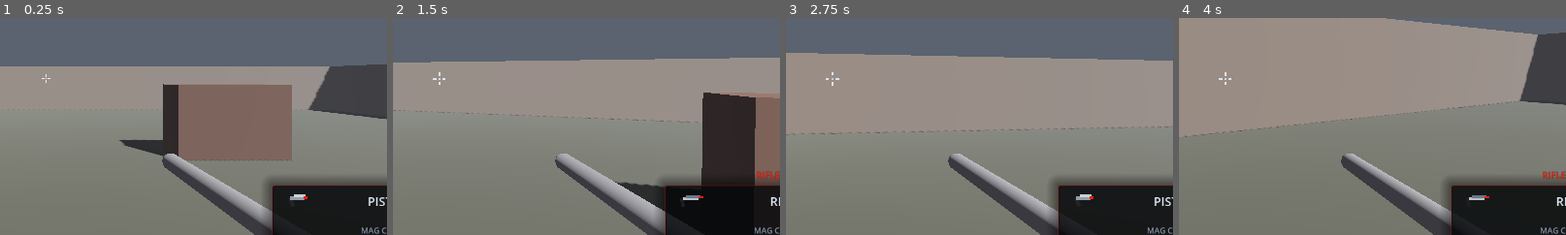
Above: before the commit, frames 1-4 (left to right).
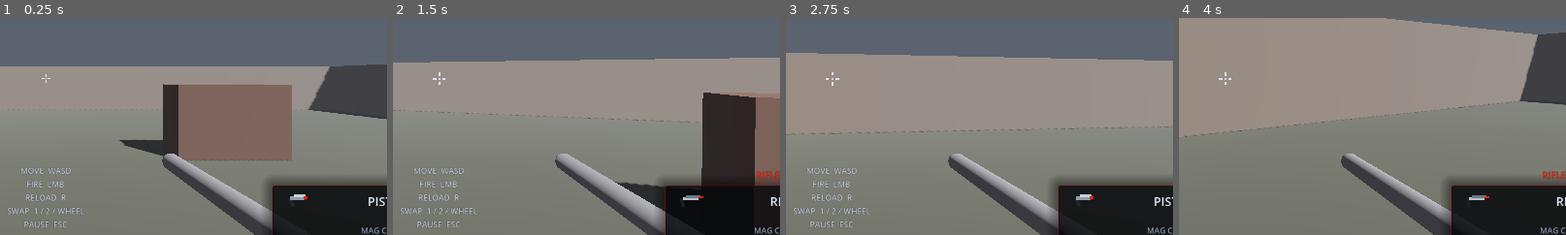
Above: after the commit, the same moments.

Repository: KernPhilipp/Dead-Zones
Game: Godot game, scene res://scenes/main.tscn
Same seed, same stepped clock (60 frames per second), same inputs: the game is played once before the commit and once after it.
Inputs (mouse positions are % of the whole screen's width and height, from its top left):
- Up to frame 1 (0.25 s): no input
- Up to frame 2 (1.5 s): tap Enter at 0.5 s; move the mouse to (55, 50) at 0.52 s; hold W (move_forward) from 0.53 s (still down); click (55, 50) at 0.6 s; tap Space (jump) at 0.77 s; move the mouse to (45, 50) at 1.27 s; tap Mouse wheel down (weapon_next) at 1.35 s
- Up to frame 3 (2.75 s): keep holding W (move_forward); tap Space (jump) at 1.52 s; move the mouse to (52, 48) at 2.02 s; tap Mouse wheel up (weapon_prev) at 2.1 s
- Up to frame 4 (4 s): keep holding W (move_forward); move the mouse to (49, 52) at 2.77 s; tap 1 (weapon_slot_1) at 2.85 s; tap Space (jump) at 3.02, 3.77 s; move the mouse to (57, 51) at 3.52 s; tap 2 (weapon_slot_2) at 3.6 s
The pictures show only the part of the screen within x 44-94%, y 36-86%; the shares and areas given below are measured in that part.

The runs differ from the first frame. In frame 1, 0.7% of the frame differs, in the area x 2-22%, y 69-97%; in frame 2, 0.7%; in frame 3, 0.7%; in frame 4, nothing differs.

Commit message:
Improve HUD message flow and damage indicators

Diff:
--- a/scenes/hud.tscn
+++ b/scenes/hud.tscn
@@ -201,6 +201,23 @@
 text = "CRITICAL"
 label_settings = SubResource("LabelSettings_warning")
 
+[node name="StartHintLabel" type="Label" parent="."]
+visible = false
+anchors_preset = 8
+anchor_left = 0.5
+anchor_top = 0.5
+anchor_right = 0.5
+anchor_bottom = 0.5
+offset_left = -220.0
+offset_top = 134.0
+offset_right = 220.0
+offset_bottom = 220.0
+grow_horizontal = 2
+grow_vertical = 2
+horizontal_alignment = 1
+text = "MOVE  WASD\nFIRE  LMB\nRELOAD  R\nSWAP  1 / 2 / WHEEL\nPAUSE  ESC"
+label_settings = SubResource("LabelSettings_small_status")
+
 [node name="BloodOverlay" type="TextureRect" parent="."]
 anchors_preset = 15
 anchor_right = 1.0
@@ -276,6 +293,24 @@
 mouse_filter = 2
 
 [node name="DamageCompassMarker" type="Panel" parent="DamageCompass"]
+visible = false
+offset_left = 126.0
+offset_top = 120.0
+offset_right = 174.0
+offset_bottom = 180.0
+rotation = 0.0
+theme_override_styles/panel = SubResource("StyleBoxFlat_damage_popup")
+
+[node name="DamageCompassMarkerAltA" type="Panel" parent="DamageCompass"]
+visible = false
+offset_left = 126.0
+offset_top = 120.0
+offset_right = 174.0
+offset_bottom = 180.0
+rotation = 0.0
+theme_override_styles/panel = SubResource("StyleBoxFlat_damage_popup")
+
+[node name="DamageCompassMarkerAltB" type="Panel" parent="DamageCompass"]
 visible = false
 offset_left = 126.0
 offset_top = 120.0
--- a/scripts/hud.gd
+++ b/scripts/hud.gd
@@ -4,6 +4,7 @@
 var health_damage_bar: ProgressBar
 var health_value_label: Label
 var low_health_label: Label
+var start_hint_label: Label
 var weapon_label: Label
 var ammo_label: Label
 var ammo_state_label: Label
@@ -32,6 +33,8 @@
 var crosshair_dot: ColorRect
 var damage_compass: Control
 var damage_compass_marker: Control
+var damage_compass_marker_alt_a: Control
+var damage_compass_marker_alt_b: Control
 var damage_flash: ColorRect
 var low_health_overlay: ColorRect
 var blood_overlay: TextureRect
@@ -87,6 +90,11 @@
 var crosshair_extra_spread: float = 0.0
 var crosshair_base_color: Color = Color(0.95, 0.97, 1.0, 0.92)
 var crosshair_dot_base_color: Color = Color(0.95, 0.97, 1.0, 1.0)
+var damage_compass_markers: Array[Control] = []
+var damage_compass_next_index: int = 0
+var combat_message_priorities: Dictionary = {}
+var combat_primary_priority: int = -1
+var combat_secondary_priority: int = -1
 
 func _enter_tree():
 	_ensure_nodes()
@@ -114,6 +122,8 @@
 	health_damage_bar.value = 100.0
 	low_health_label.visible = false
 	low_health_label.modulate.a = 0.0
+	start_hint_label.visible = false
+	start_hint_label.modulate.a = 0.0
 	pause_dimmer.visible = false
 	pause_dimmer.modulate.a = 0.0
 	pause_panel.visible = false
@@ -133,6 +143,10 @@
 	restart_button.modulate.a = 0.0
 	damage_compass_marker.visible = false
 	damage_compass_marker.modulate.a = 0.0
+	damage_compass_marker_alt_a.visible = false
+	damage_compass_marker_alt_a.modulate.a = 0.0
+	damage_compass_marker_alt_b.visible = false
+	damage_compass_marker_alt_b.modulate.a = 0.0
 	_hide_legacy_damage_indicators()
 	update_weapon_slots(0)
 	_set_crosshair_state("default")
@@ -140,6 +154,7 @@
 	resume_button.pressed.connect(_on_resume)
 	pause_restart_button.pressed.connect(_on_restart)
 	restart_button.pressed.connect(_on_restart)
+	_show_start_hints()
 
 func _ensure_nodes():
 	if nodes_initialized:
@@ -149,6 +164,7 @@
 	health_damage_bar = _find_required_node("HealthDamageBar") as ProgressBar
 	health_value_label = _find_required_node("HealthValueLabel") as Label
 	low_health_label = _find_required_node("LowHealthLabel") as Label
+	start_hint_label = _find_required_node("StartHintLabel") as Label
 	weapon_label = _find_required_node("WeaponLabel") as Label
 	ammo_label = _find_required_node("AmmoLabel") as Label
 	ammo_state_label = _find_required_node("AmmoStateLabel") as Label
@@ -177,6 +193,8 @@
 	crosshair_dot = _find_required_node("Dot") as ColorRect
 	damage_compass = _find_required_node("DamageCompass") as Control
 	damage_compass_marker = _find_required_node("DamageCompassMarker") as Control
+	damage_compass_marker_alt_a = _find_required_node("DamageCompassMarkerAltA") as Control
+	damage_compass_marker_alt_b = _find_required_node("DamageCompassMarkerAltB") as Control
 	damage_flash = _find_required_node("DamageFlash") as ColorRect
 	low_health_overlay = _find_required_node("LowHealthOverlay") as ColorRect
 	blood_overlay = _find_required_node("BloodOverlay") as TextureRect
@@ -196,6 +214,7 @@
 	health_panel = _find_required_node("HealthPanel") as PanelContainer
 	wave_panel = _find_required_node("WavePanel") as PanelContainer
 	weapon_panel = _find_required_node("WeaponPanel") as PanelContainer
+	damage_compass_markers = [damage_compass_marker, damage_compass_marker_alt_a, damage_compass_marker_alt_b]
 	nodes_initialized = true
 
 func _find_required_node(node_name: String) -> Node:
@@ -392,10 +411,18 @@
 
 func show_combat_text(message: String, color: Color):
 	_ensure_nodes()
-	if combat_text_primary.text == "" or combat_text_primary.modulate.a <= 0.05:
-		_show_combat_label(combat_text_primary, message, color, true)
-	else:
-		_show_combat_label(combat_text_secondary, message, color, false)
+	var priority: int = _get_combat_text_priority(message)
+	if (combat_text_primary.text == "" or combat_text_primary.modulate.a <= 0.05):
+		_show_combat_label(combat_text_primary, message, color, true, priority)
+		return
+	if priority > combat_primary_priority:
+		_show_combat_label(combat_text_primary, message, color, true, priority)
+		return
+	if combat_text_secondary.text == "" or combat_text_secondary.modulate.a <= 0.05:
+		_show_combat_label(combat_text_secondary, message, color, false, priority)
+		return
+	if priority >= combat_secondary_priority:
+		_show_combat_label(combat_text_secondary, message, color, false, priority)
 
 func show_kill_feedback():
 	_ensure_nodes()
@@ -453,12 +480,17 @@
 func show_status(message: String, color: Color, duration: float = 0.45):
 	_ensure_nodes()
 	status_label.text = message
-	status_label.modulate = color
+	status_label.modulate = Color(color.r, color.g, color.b, 0.0)
+	var tween: Tween = create_tween()
+	tween.tween_property(status_label, "modulate:a", 1.0, 0.08)
 	if status_timer:
 		status_timer = null
 	status_timer = get_tree().create_timer(duration)
 	await status_timer.timeout
 	if status_label.text == message:
+		var fade_out: Tween = create_tween()
+		fade_out.tween_property(status_label, "modulate:a", 0.0, 0.12)
+		await fade_out.finished
 		status_label.text = "READY"
 		status_label.modulate = Color(0.82, 0.14, 0.12, 1)
 
@@ -539,22 +571,22 @@
 		normalized_direction = Vector2(0.0, -1.0)
 
 	var angle: float = atan2(normalized_direction.x, -normalized_direction.y)
-	var radius: float = 136.0
+	var marker: Control = damage_compass_markers[damage_compass_next_index % damage_compass_markers.size()]
+	damage_compass_next_index += 1
+	var radius: float = 136.0 + float((damage_compass_next_index % 3) * 12)
 	var center: Vector2 = damage_compass.size * 0.5
-	damage_compass_marker.position = center + (Vector2(sin(angle), -cos(angle)) * radius) - (damage_compass_marker.size * 0.5)
-	damage_compass_marker.rotation = angle
-	damage_compass_marker.visible = true
-	damage_compass_marker.modulate.a = 0.0
-	damage_compass_marker.scale = Vector2(0.68, 1.1)
-	if damage_compass_tween:
-		damage_compass_tween.kill()
-	damage_compass_tween = create_tween()
-	damage_compass_tween.tween_property(damage_compass_marker, "modulate:a", 1.0, 0.06)
-	damage_compass_tween.parallel().tween_property(damage_compass_marker, "scale", Vector2(1.05, 1.28), 0.08)
-	damage_compass_tween.tween_interval(0.1)
-	damage_compass_tween.tween_property(damage_compass_marker, "modulate:a", 0.0, 0.34)
-	damage_compass_tween.parallel().tween_property(damage_compass_marker, "scale", Vector2(1.22, 1.5), 0.34)
-	damage_compass_tween.tween_callback(func(): damage_compass_marker.visible = false)
+	marker.position = center + (Vector2(sin(angle), -cos(angle)) * radius) - (marker.size * 0.5)
+	marker.rotation = angle
+	marker.visible = true
+	marker.modulate.a = 0.0
+	marker.scale = Vector2(0.68, 1.1)
+	var tween: Tween = create_tween()
+	tween.tween_property(marker, "modulate:a", 1.0, 0.06)
+	tween.parallel().tween_property(marker, "scale", Vector2(1.05, 1.28), 0.08)
+	tween.tween_interval(0.12)
+	tween.tween_property(marker, "modulate:a", 0.0, 0.32)
+	tween.parallel().tween_property(marker, "scale", Vector2(1.18, 1.42), 0.32)
+	tween.tween_callback(func(): marker.visible = false)
 
 func _hide_legacy_damage_indicators():
 	for indicator_name in ["DamageIndicatorTop", "DamageIndicatorBottom", "DamageIndicatorLeft", "DamageIndicatorRight"]:
@@ -608,7 +640,7 @@
 		weapon_grip.color = Color(0.14, 0.14, 0.15, 1.0)
 		weapon_muzzle.color = Color(0.92, 0.12, 0.08, 1.0)
 
-func _show_combat_label(label: Label, message: String, color: Color, primary: bool):
+func _show_combat_label(label: Label, message: String, color: Color, primary: bool, priority: int):
 	var style: Dictionary = _get_combat_text_style(message, color)
 	label.position = Vector2.ZERO
 	label.text = message
@@ -627,11 +659,17 @@
 	tween.tween_callback(func():
 		label.text = ""
 		label.position = Vector2.ZERO
+		if primary:
+			combat_primary_priority = -1
+		else:
+			combat_secondary_priority = -1
 	)
 	if primary:
 		combat_primary_tween = tween
+		combat_primary_priority = priority
 	else:
 		combat_secondary_tween = tween
+		combat_secondary_priority = priority
 
 func _show_kill_confirm():
 	kill_confirm_label.visible = true
@@ -693,6 +731,33 @@
 		style["fade_out"] = 0.18
 
 	return style
+
+func _get_combat_text_priority(message: String) -> int:
+	var upper_message: String = message.to_upper()
+	if upper_message.contains("TRIPLE KILL") or upper_message.contains("MULTI KILL"):
+		return 100
+	if upper_message.contains("DOUBLE KILL") or upper_message.contains("ELIMINATION"):
+		return 90
+	if upper_message.contains("HEADSHOT"):
+		return 85
+	if upper_message.contains("WAVE CLEAR"):
+		return 80
+	if upper_message.contains("INCOMING"):
+		return 75
+	if upper_message.contains("RELOADED"):
+		return 45
+	return 20
+
+func _show_start_hints():
+	start_hint_label.visible = true
+	start_hint_label.modulate = Color(1.0, 1.0, 1.0, 0.0)
+	start_hint_label.scale = Vector2(0.96, 0.96)
+	var tween: Tween = create_tween()
+	tween.tween_property(start_hint_label, "modulate:a", 1.0, 0.22)
+	tween.parallel().tween_property(start_hint_label, "scale", Vector2(1.0, 1.0), 0.22)
+	tween.tween_interval(3.4)
+	tween.tween_property(start_hint_label, "modulate:a", 0.0, 0.28)
+	tween.tween_callback(func(): start_hint_label.visible = false)
 
 func _start_ammo_warning():
 	if ammo_warning_tween and ammo_warning_tween.is_running():
